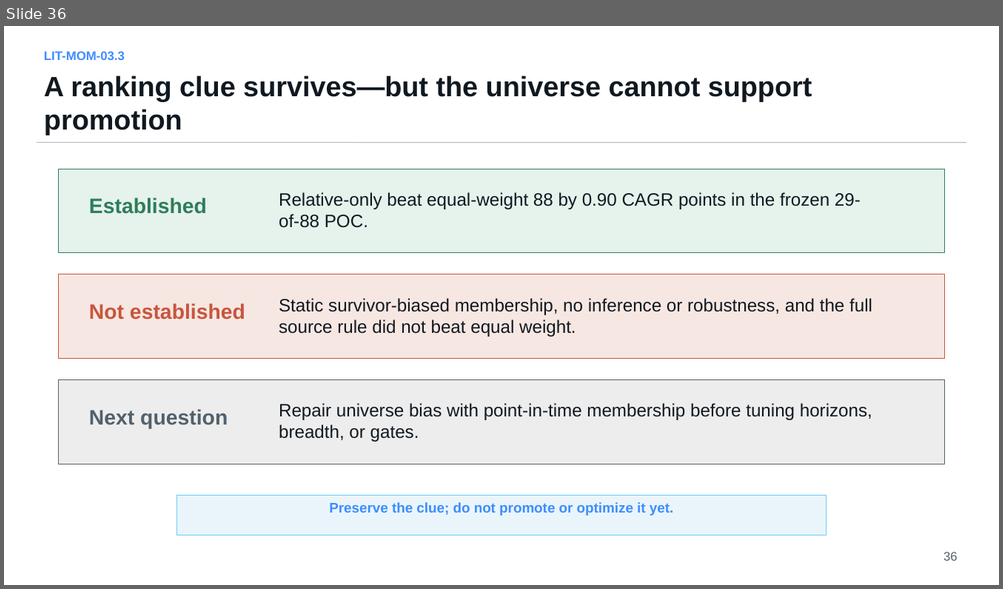
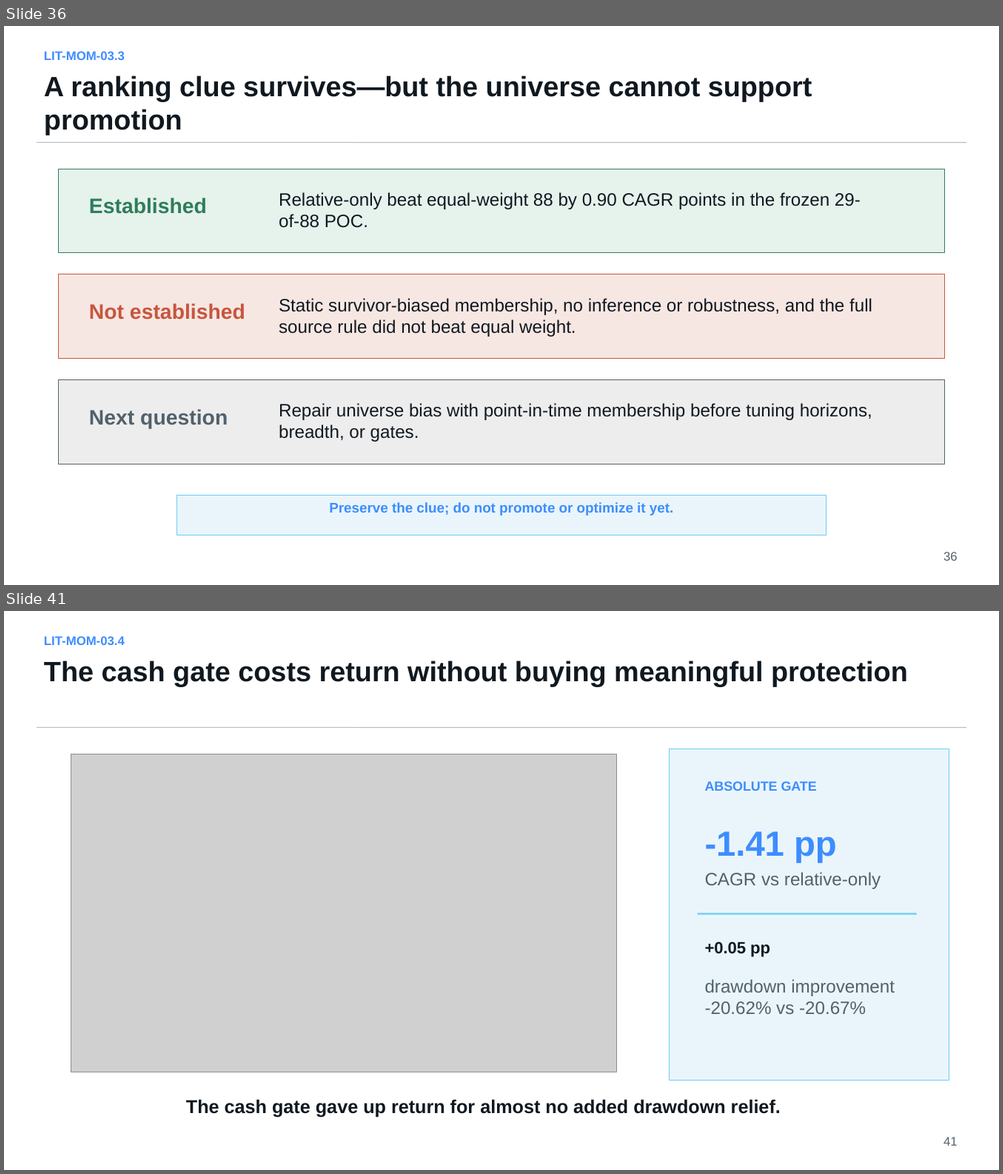
Before and after one commit to Francisc0Franc0/Time-Series-Modeling-Gen5, a slide deck: literature_studies/presentations/gen5_lit_mom_03_1_dual_momentum_study.pptx. Shown one above the other, each under a label of ours: slide 36 before the commit, slides 36 and 41 after it; the slides between them are not shown. The pictures are 1003x589 and 1003x1174 pixels, drawn with LibreOffice and Linux fonts; fonts in the diff are those of the drawing; grey boxes stand for pictures. Boxes give left, top, right and bottom in pixels: in the first picture for what was removed or moved away, otherwise in the second. Text is boxed around its words. In the diff, an @@ line names an element or a change of style, - is before the commit and + after.

```diff
--- a/literature_studies/presentations/gen5_lit_mom_03_1_dual_momentum_study.pptx
+++ b/literature_studies/presentations/gen5_lit_mom_03_1_dual_momentum_study.pptx
@@ slide 41 added at (x1=4, y1=611, x2=999, y2=1170), background #FFFFFF @@
@@ text added at (x1=44, y1=636, x2=125, y2=645), 12 pt, text #3D8DFF, bold @@
+LIT-MOM-03.4
@@ text added at (x1=44, y1=661, x2=908, y2=686), 27 pt, text #101820, bold @@
+The cash gate costs return without buying meaningful protection
@@ line added from (37, 727) to (967, 727), #B8BCC4 0.75 pt @@
@@ picture added at (x1=71, y1=755, x2=617, y2=1073) @@
@@ rectangle added at (x1=669, y1=749, x2=949, y2=1080), fill #EAF5FB, outline #6DCBF4 0.75 pt @@
@@ text added at (x1=705, y1=781, x2=817, y2=791), 12.8 pt, text #3D8DFF, bold @@
+ABSOLUTE GATE
@@ text added at (x1=705, y1=832, x2=836, y2=863), 33.8 pt, text #3D8DFF, bold @@
+-1.41 pp
@@ text added at (x1=705, y1=872, x2=880, y2=889), 17.2 pt, text #52616B @@
+CAGR vs relative-only
@@ line added from (697, 914) to (916, 914), #6DCBF4 1.5 pt @@
@@ text added at (x1=705, y1=942, x2=770, y2=957), 15.8 pt, text #101820, bold @@
++0.05 pp
@@ text added at (x1=705, y1=980, x2=894, y2=1014), 17.2 pt, text #52616B @@
+drawdown improvement
+-20.62% vs -20.67%
@@ text added at (x1=186, y1=1099, x2=780, y2=1117), 18 pt, text #101820, bold @@
+The cash gate gave up return for almost no added drawdown relief.
@@ text added at (x1=943, y1=1137, x2=957, y2=1146), 12 pt, text #52616B @@
+41
```
Also in this commit, not shown: 1 slide changed, 6 other slides added, 10 other files.
